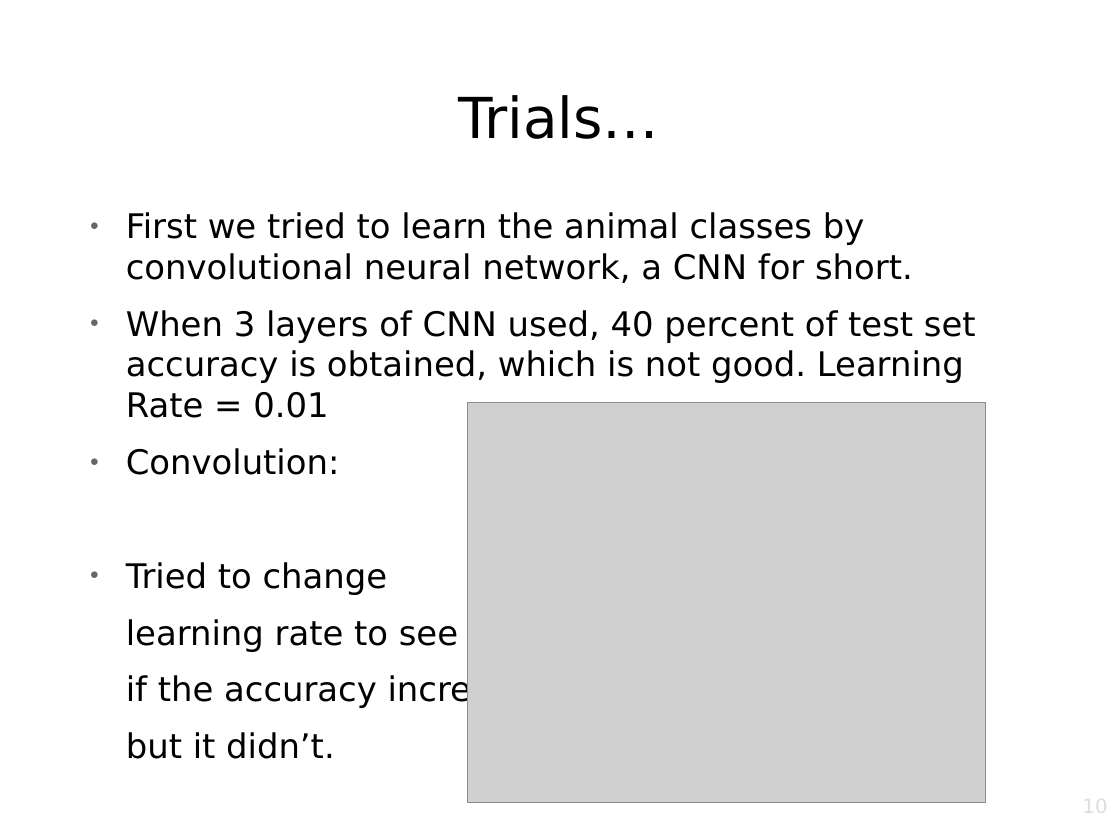
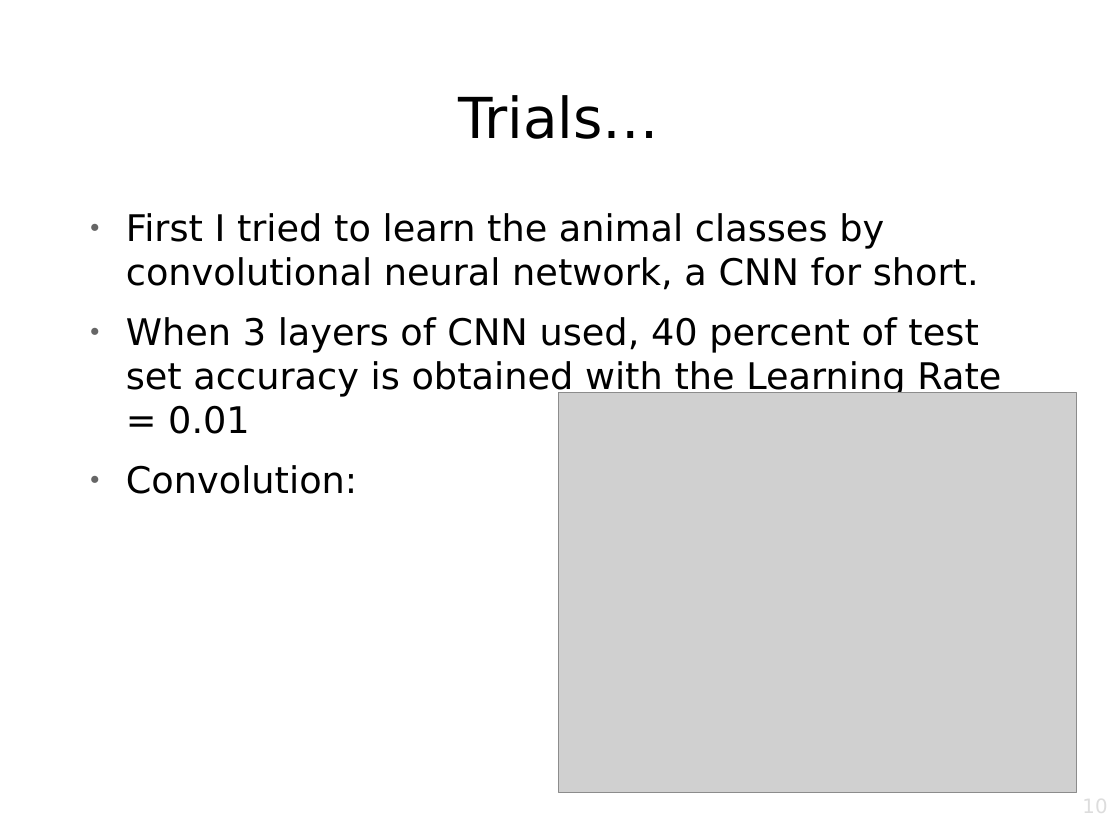
Before and after one commit to srknzl/cmpe462-project, a slide deck: slide 10 of Presentation.odp. Drawn at 1120x840 pixels with LibreOffice and Linux fonts; fonts in the diff are those of the drawing; grey boxes stand for pictures; background and template pictures are left out. Boxes give left, top, right and bottom in pixels: in the first picture for what was removed or moved away, otherwise in the second. Text is boxed around its words. In the diff, an @@ line names an element or a change of style, - is before the commit and + after.

```diff
--- a/Presentation.odp
+++ b/Presentation.odp
@@ text at [126,213,1001,434]: text changed; size 24.1 to 26 pt @@
-● First we tried to learn the animal classes by convolutional neural network, a CNN for short.
-● When 3 layers of CNN used, 40 percent of test set accuracy is obtained, which is not good. Learning Rate = 0.01
+● First I tried to learn the animal classes by convolutional neural network, a CNN for short.
+● When 3 layers of CNN used, 40 percent of test set accuracy is obtained with the Learning Rate = 0.01
@@ picture: place and size @@
-picture at [468,402,986,803]
+picture at [559,392,1077,793]
@@ text at [126,465,357,494]: size 24.1 to 26 pt in "Convolution:" @@
@@ text at [126,562,541,709]: paragraphs removed @@
-● Tried to change
-learning rate to see
-if the accuracy increase,
-but it didn’t.
```
Also in this commit, not shown: 8 other slides changed, 6 slides added, 1 slide removed, 5 other files.
